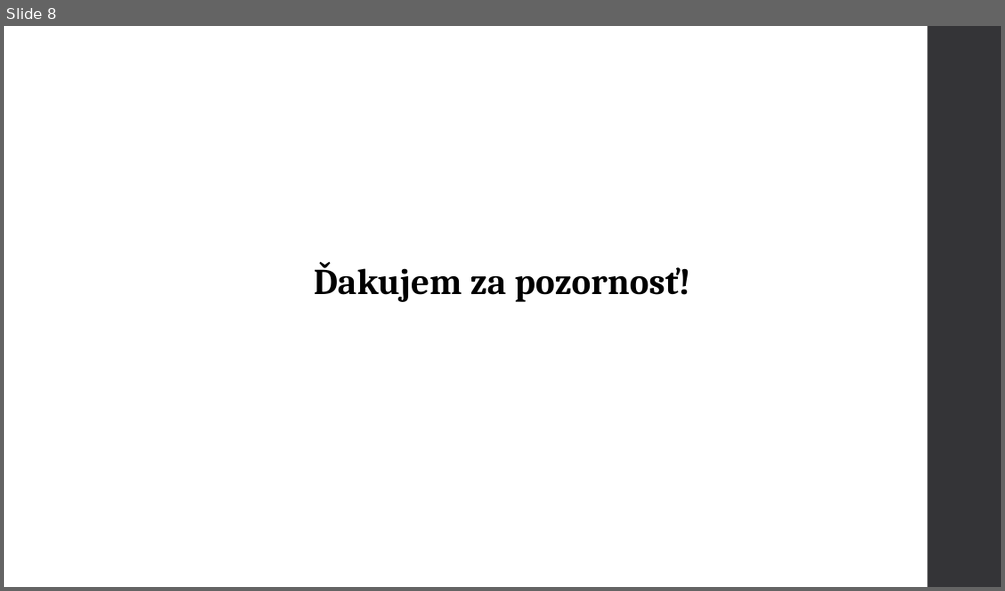
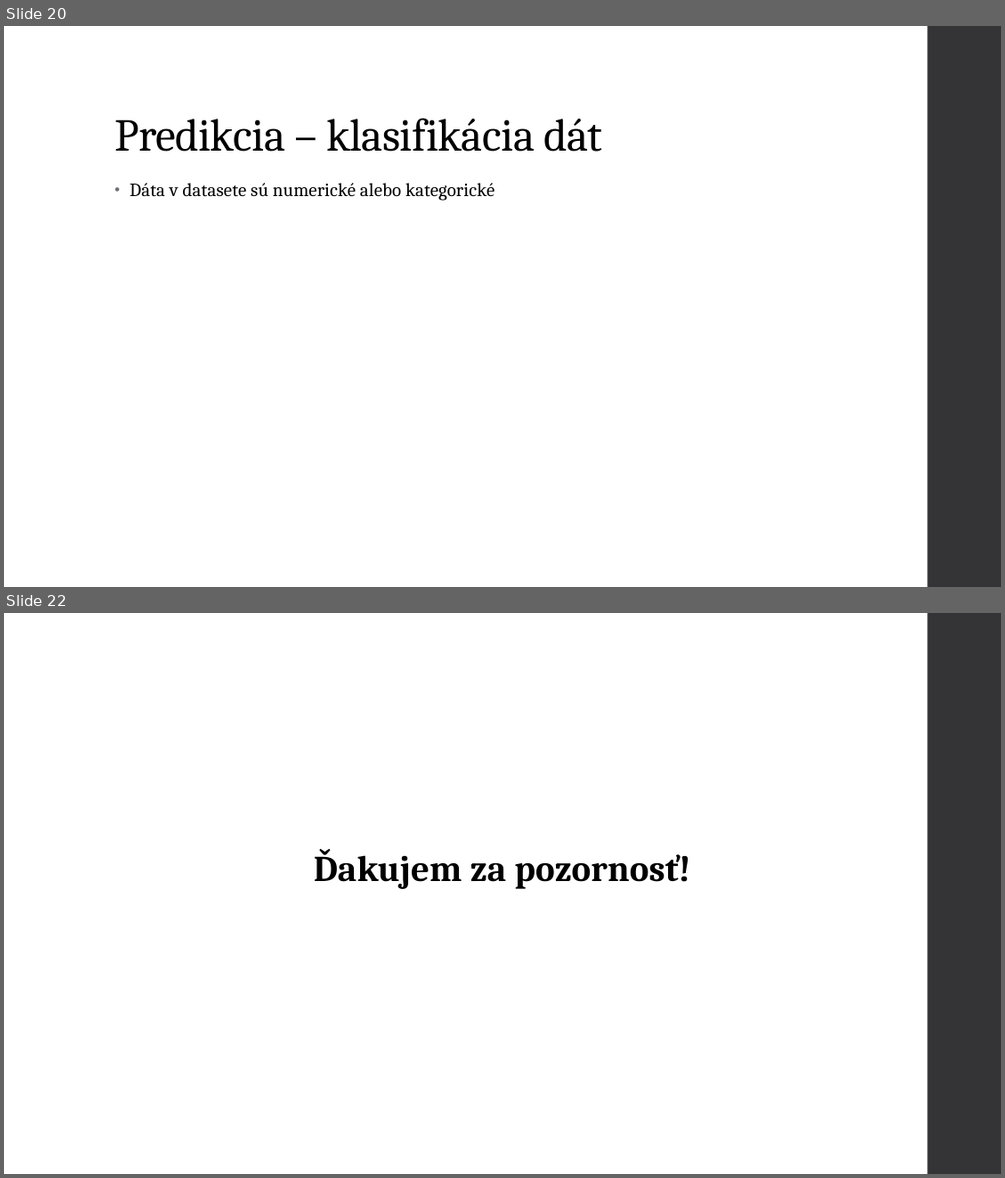
Before and after one commit to mvanko/Vanko_Martin_NS2021, a slide deck: Vanko Martin Predikcia zlyhania srdca.pptx. Shown one above the other, each under a label of ours: slide 8 before the commit, slides 20 and 22 after it; the slides between them are not shown. The pictures are 1005x591 and 1005x1178 pixels, drawn with LibreOffice and Linux fonts; fonts in the diff are those of the drawing. Boxes give left, top, right and bottom in pixels: in the first picture for what was removed or moved away, otherwise in the second. Text is boxed around its words. In the diff, an @@ line names an element or a change of style, - is before the commit and + after.

```diff
--- a/Vanko Martin Predikcia zlyhania srdca.pptx
+++ b/Vanko Martin Predikcia zlyhania srdca.pptx
@@ slide 20 added at <box>4,26,1001,587</box>, background #FFFFFF; not listed: 1 template element that a slide beside it also shows @@
@@ title added at <box>114,118,602,151</box>, 44 pt, text #000000 @@
+Predikcia – klasifikácia dát
@@ text added at <box>129,183,494,200</box>, 18 pt, text #000000 @@
+• Dáta v datasete sú numerické alebo kategorické
@@ what was slide 8 is now slide 22 @@
```
Also in this commit, not shown: 2 slides changed, 14 other slides added, 1 other file.
